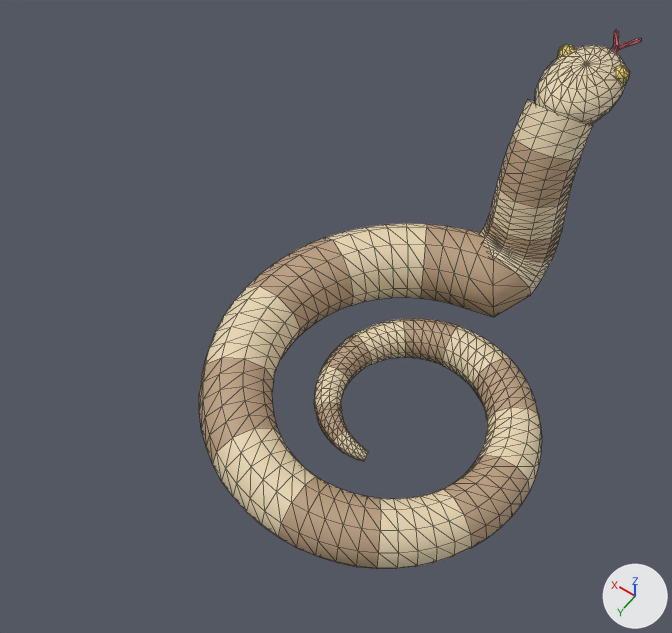
The glTF model assets/generated/creatures/SandSnake.gltf as it was, and as the next commit left it.
Camera for both pictures: a 50 mm lens placed at (-0.454, 1.031, 1.53), pointed at (0.142, 0.196, 0.218). Arrows for +X, +Y and +Z are at lower right; the lights stay in place. The picture after the commit comes second. Mesh edges are drawn as thin lines. Vertices at exactly the same position are counted once.

In view in the first picture: 'SandSnakeMesh'.
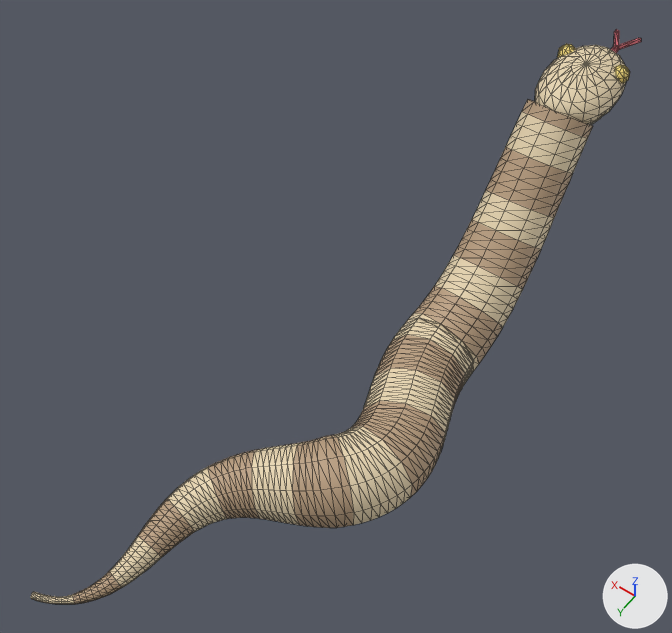
Pixel boxes (x1, y1, x2, y2) of what changed, in the pictures (672 x 633 px):
'SandSnakeMesh', recoloured, reshaped (38% wider, 6% taller)
    before: (199, 29, 641, 569)
    after: (31, 29, 641, 604)
part 1 of me_body, rebuilt (43% wider, 8% taller)
    before: (199, 100, 593, 569)
    after: (31, 99, 593, 604)

Patch to the scene script:
```diff
--- a/assets/generated/creatures/SandSnake.gltf.py
+++ b/assets/generated/creatures/SandSnake.gltf.py
@@ mat_skin @@
 n0 = _N.new('ShaderNodeBsdfPrincipled'); n0.name = 'Principled BSDF'
-n0.inputs[0].default_value = (0.804, 0.667, 0.439, 1.0)  # 'Base Color', beige #e8d5b1
 n0.inputs[2].default_value = 0.6  # 'Roughness'
 n1 = _N.new('ShaderNodeOutputMaterial'); n1.name = 'Material Output'
+n2 = _N.new('ShaderNodeMix'); n2.name = 'Mix'
+n2.data_type = 'RGBA'
+n2.blend_type = 'MULTIPLY'
+n2.inputs[0].default_value = 1.0  # 'Factor'
+n2.inputs[7].default_value = (0.804, 0.667, 0.439, 1.0)  # 'B', beige #e8d5b1
+n3 = _N.new('ShaderNodeVertexColor'); n3.name = 'Color Attribute'
 _L.new(n0.outputs[0], n1.inputs[0])  # 'BSDF' to 'Surface'
+_L.new(n2.outputs[2], n0.inputs[0])  # 'Result' to 'Base Color'
+_L.new(n3.outputs[0], n2.inputs[6])  # 'Color' to 'A'
@@ mat_band @@
 n0 = _N.new('ShaderNodeBsdfPrincipled'); n0.name = 'Principled BSDF'
-n0.inputs[0].default_value = (0.49, 0.345, 0.216, 1.0)  # 'Base Color', beige #ba9f80
 n0.inputs[2].default_value = 0.6  # 'Roughness'
 n1 = _N.new('ShaderNodeOutputMaterial'); n1.name = 'Material Output'
+n2 = _N.new('ShaderNodeMix'); n2.name = 'Mix'
+n2.data_type = 'RGBA'
+n2.blend_type = 'MULTIPLY'
+n2.inputs[0].default_value = 1.0  # 'Factor'
+n2.inputs[7].default_value = (0.49, 0.345, 0.216, 1.0)  # 'B', beige #ba9f80
+n3 = _N.new('ShaderNodeVertexColor'); n3.name = 'Color Attribute'
 _L.new(n0.outputs[0], n1.inputs[0])  # 'BSDF' to 'Surface'
+_L.new(n2.outputs[2], n0.inputs[0])  # 'Result' to 'Base Color'
+_L.new(n3.outputs[0], n2.inputs[6])  # 'Color' to 'A'
@@ mat_eye @@
 n0 = _N.new('ShaderNodeBsdfPrincipled'); n0.name = 'Principled BSDF'
-n0.inputs[0].default_value = (0.902, 0.706, 0.196, 1.0)  # 'Base Color', yellow #f4db7a
 n0.inputs[2].default_value = 0.6  # 'Roughness'
 n1 = _N.new('ShaderNodeOutputMaterial'); n1.name = 'Material Output'
+n2 = _N.new('ShaderNodeMix'); n2.name = 'Mix'
+n2.data_type = 'RGBA'
+n2.blend_type = 'MULTIPLY'
+n2.inputs[0].default_value = 1.0  # 'Factor'
+n2.inputs[7].default_value = (0.902, 0.706, 0.196, 1.0)  # 'B', yellow #f4db7a
+n3 = _N.new('ShaderNodeVertexColor'); n3.name = 'Color Attribute'
 _L.new(n0.outputs[0], n1.inputs[0])  # 'BSDF' to 'Surface'
+_L.new(n2.outputs[2], n0.inputs[0])  # 'Result' to 'Base Color'
+_L.new(n3.outputs[0], n2.inputs[6])  # 'Color' to 'A'
@@ mat_tongue @@
 n0 = _N.new('ShaderNodeBsdfPrincipled'); n0.name = 'Principled BSDF'
-n0.inputs[0].default_value = (0.745, 0.157, 0.196, 1.0)  # 'Base Color', red #e06e7a
 n0.inputs[2].default_value = 0.6  # 'Roughness'
 n1 = _N.new('ShaderNodeOutputMaterial'); n1.name = 'Material Output'
+n2 = _N.new('ShaderNodeMix'); n2.name = 'Mix'
+n2.data_type = 'RGBA'
+n2.blend_type = 'MULTIPLY'
+n2.inputs[0].default_value = 1.0  # 'Factor'
+n2.inputs[7].default_value = (0.745, 0.157, 0.196, 1.0)  # 'B', red #e06e7a
+n3 = _N.new('ShaderNodeVertexColor'); n3.name = 'Color Attribute'
 _L.new(n0.outputs[0], n1.inputs[0])  # 'BSDF' to 'Surface'
+_L.new(n2.outputs[2], n0.inputs[0])  # 'Result' to 'Base Color'
+_L.new(n3.outputs[0], n2.inputs[6])  # 'Color' to 'A'
@@ me_body @@
 # used by ob_sandsnakemesh; location = (0.0, 0.0, 0.0)
-me_body.from_pydata(...)  # 1600 vertices, 3152 faces; spans x -0.285..0.39, y -0.622..0.538, z 0.0..0.46
+me_body.from_pydata(...)  # 1610 vertices, 3172 faces; spans x -0.127..0.31, y -0.622..0.847, z 0.0..0.46
+# me_body part 1: the loose piece of 1140 vertices spanning x -0.285..0.39, y -0.372..0.538, z 0.0..0.439 is rebuilt with 1150 vertices and now spans x -0.127..0.31, y -0.371..0.847, z 0.0..0.441
 me_body.materials.append(mat_skin)
```
